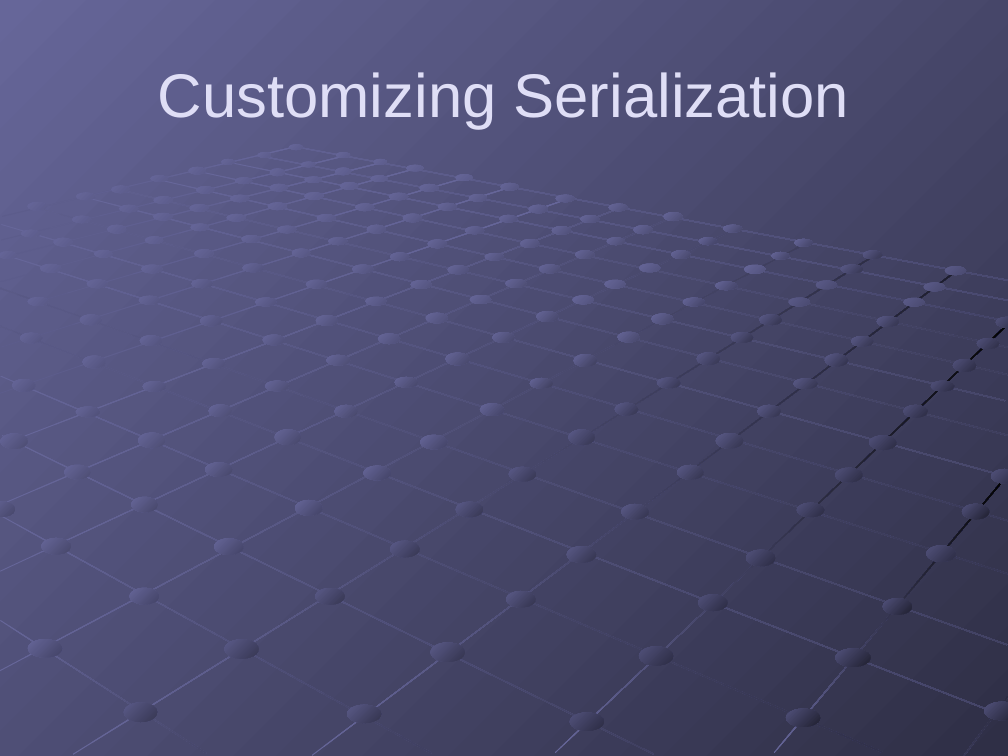
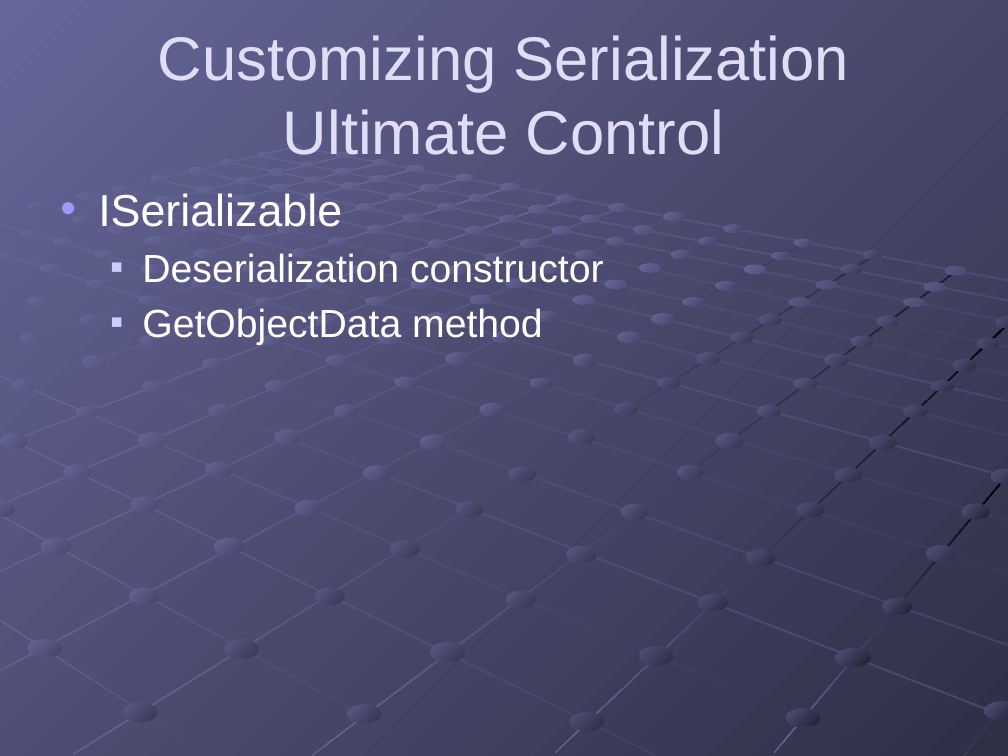
Before and after one commit to gregsohl/.NetSerialization-Presentation, a slide deck: slide 14 of .NET Serialization.pptx (slide 12 before the commit). Drawn at 1008x756 pixels with LibreOffice and Linux fonts; fonts in the diff are those of the drawing. Boxes give left, top, right and bottom in pixels: in the first picture for what was removed or moved away, otherwise in the second. Text is boxed around its words. In the diff, an @@ line names an element or a change of style, - is before the commit and + after.

```diff
--- a/.NET Serialization.pptx
+++ b/.NET Serialization.pptx
@@ title at (x1=158, y1=35, x2=849, y2=155): text changed @@
-Customizing Serialization
+Customizing Serialization
+Ultimate Control
@@ text added at (x1=98, y1=193, x2=604, y2=345), 28 pt, text #FFFFFF @@
+• ISerializable
+  ■ Deserialization constructor
+  ■ GetObjectData method
```
Also in this commit, not shown: 1 other slide changed, 2 slides added, 4 other files.
